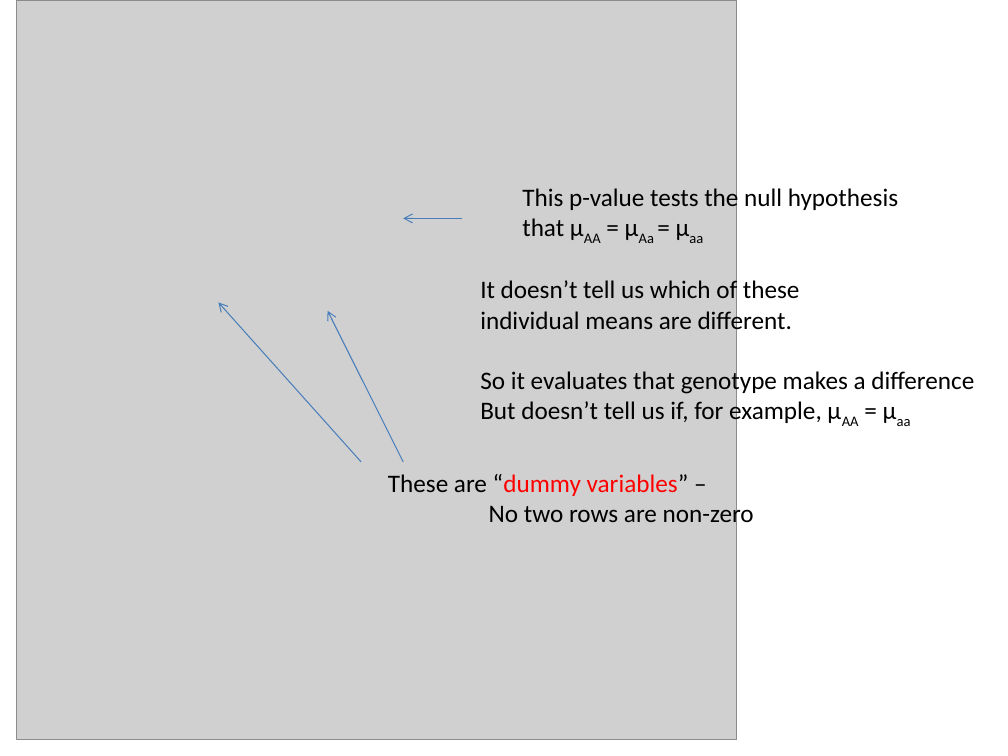
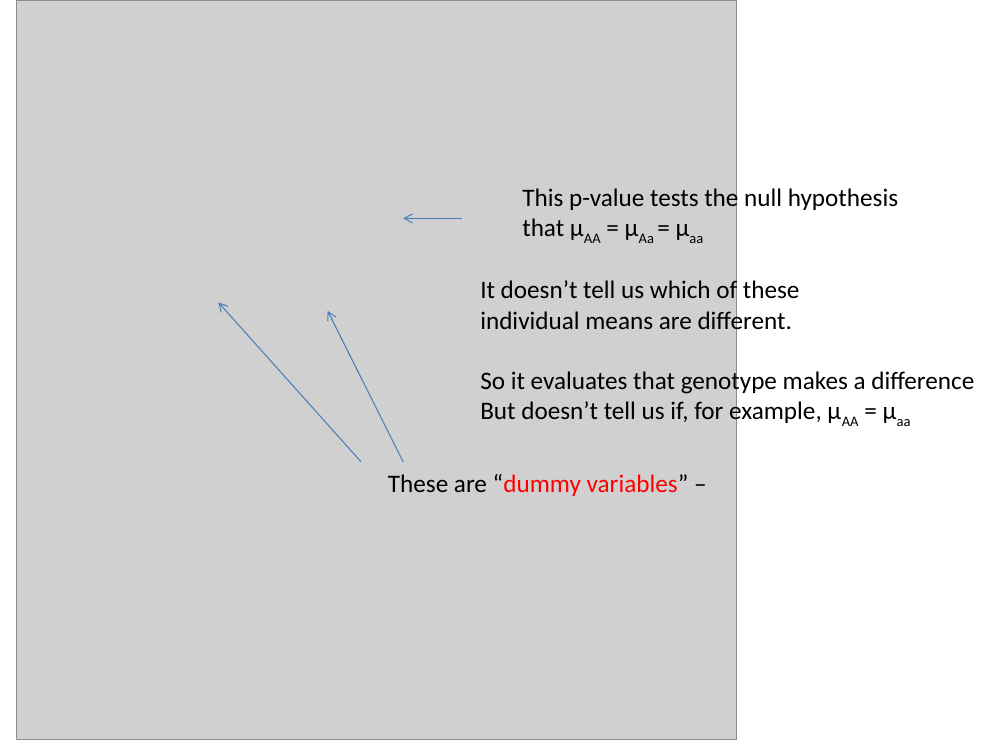
Before and after one commit to afodor/afodor.github.io, a slide deck: slide 9 of classes/stats2019/Lecture15.pptx. Drawn at 1008x756 pixels with LibreOffice and Linux fonts; fonts in the diff are those of the drawing; grey boxes stand for pictures. Boxes give left, top, right and bottom in pixels: in the first picture for what was removed or moved away, otherwise in the second. Text is boxed around its words. In the diff, an @@ line names an element or a change of style, - is before the commit and + after.

```diff
--- a/classes/stats2019/Lecture15.pptx
+++ b/classes/stats2019/Lecture15.pptx
@@ text at box(489, 501, 754, 528): paragraph removed @@
-No two rows are non-zero
```
Also in this commit, not shown: 2 other slides changed.
